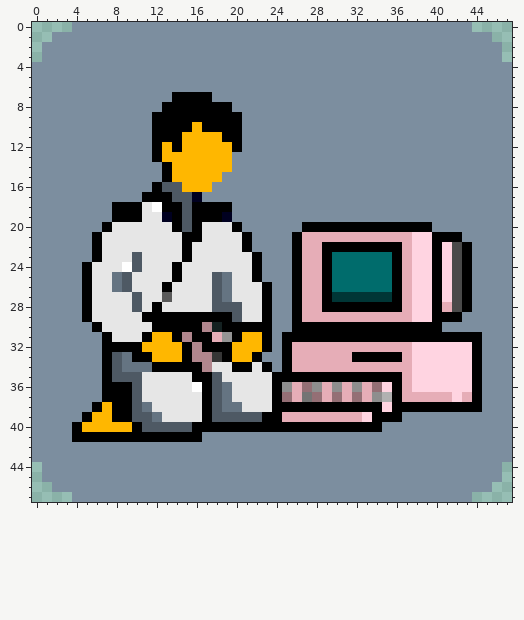
Pixel-art sprite -- icon.png. Above is the file before it was changed.
The file is 48x48 pixels.
Once edited:
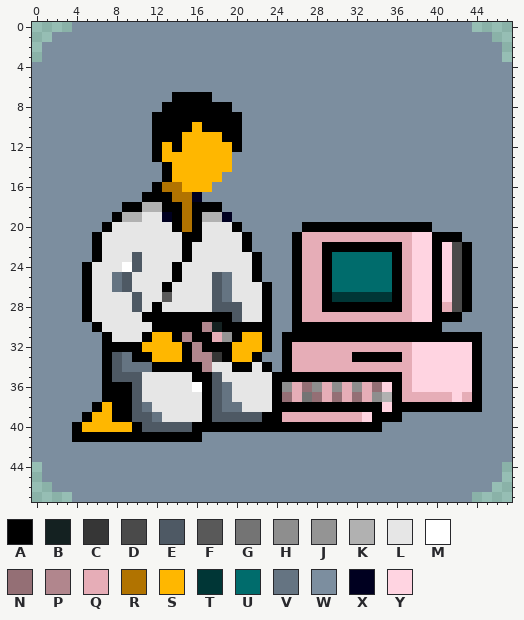
Palette (. is transparent): A #000000  B #142121  C #363636  D #4a4a4a  E #4e5964  F #595959  G #747474  H #8e8e8e  J #949494  K #b1b1b1  L #e6e6e6  M #ffffff  N #946f75  P #b1868d  Q #e6adb7  R #b17300  S #ffb700  T #003636  U #006c6c  V #657482  W #7c8e9f  X #000020  Y #ffd4e1
The exact change:
Colour A becomes colour K in row 19 at x 9 to 10 and 17 to 18.
Colour L becomes colour K in row 18 at x 11.
Colour M becomes colour K in row 18 at x 12.
Colour E becomes colour R in row 16 at x 13 to 14; in row 17 at x 14 to 15; in rows 18 to 20 at x 15.
Colour A becomes colour W in row 18 at x 8 and 19.
